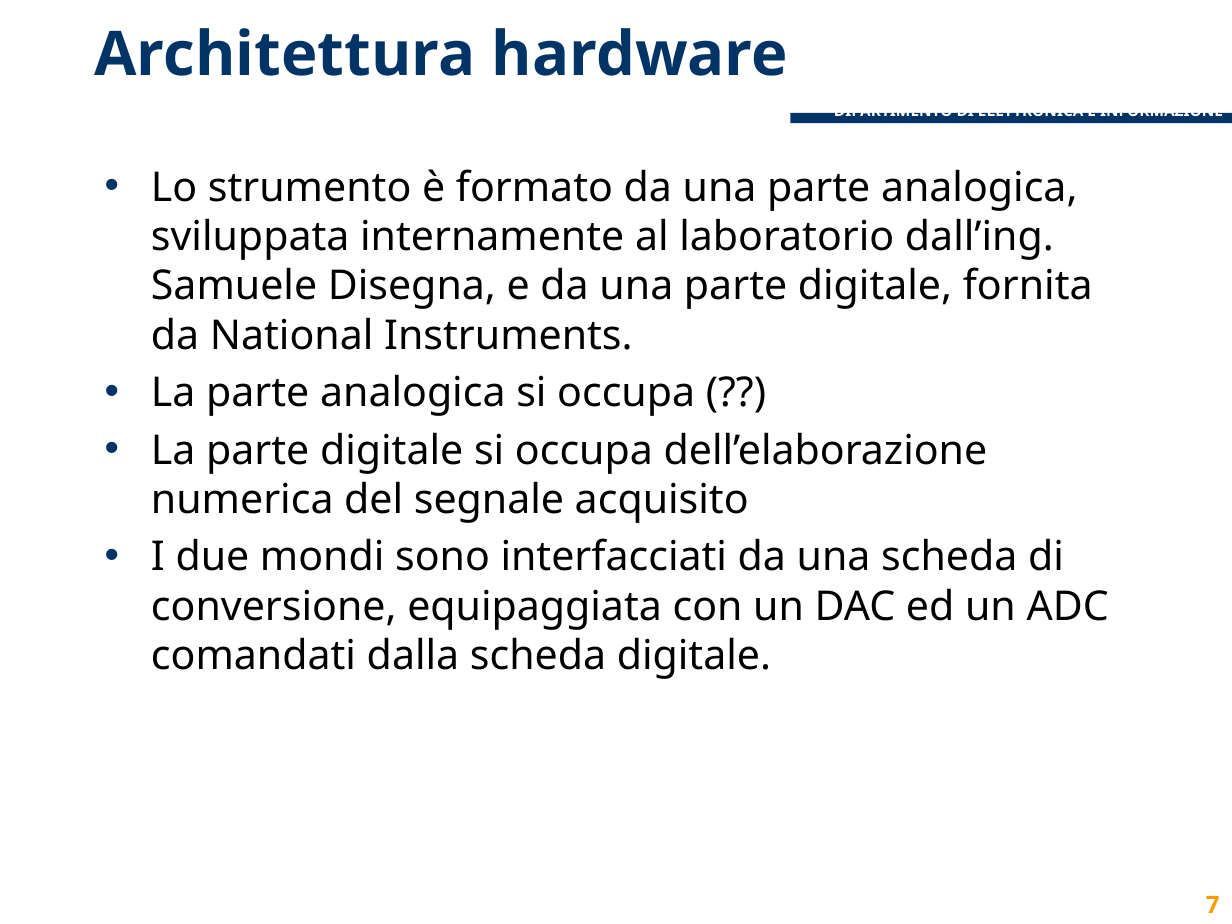
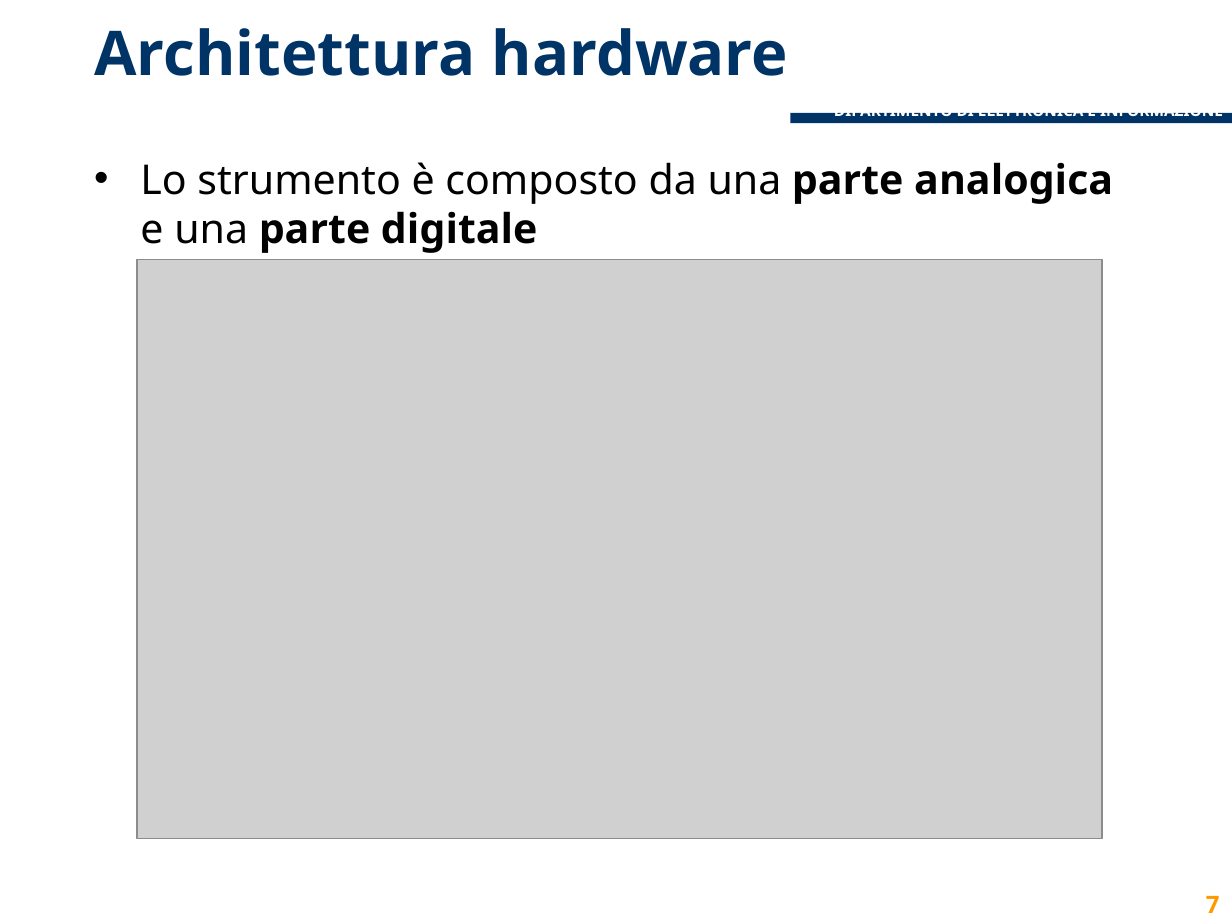
Before and after one commit to lcavagnispolimi/thesis_latex, a slide deck: slide 7 of presentazione_discussione.pptx. Drawn at 1232x924 pixels with LibreOffice and Linux fonts; fonts in the diff are those of the drawing; grey boxes stand for pictures; background and template pictures are left out. Boxes give left, top, right and bottom in pixels: in the first picture for what was removed or moved away, otherwise in the second. Text is boxed around its words. In the diff, an @@ line names an element or a change of style, - is before the commit and + after.

Commit message:
revisione slide architettura hardware

```diff
--- a/presentazione_discussione.pptx
+++ b/presentazione_discussione.pptx
@@ text added at bbox=[140, 162, 1113, 253], 24 pt, text #000000 @@
+• Lo strumento è composto da una parte analogica e una parte digitale
@@ text removed at bbox=[151, 169, 1109, 679] @@
-• Lo strumento è formato da una parte analogica, sviluppata internamente al laboratorio dall’ing. Samuele Disegna, e da una parte digitale, fornita da National Instruments.
-• La parte analogica si occupa (??)
-• La parte digitale si occupa dell’elaborazione numerica del segnale acquisito
-• I due mondi sono interfacciati da una scheda di conversione, equipaggiata con un DAC ed un ADC comandati dalla scheda digitale.
@@ picture added at bbox=[137, 259, 1101, 838] @@
```
Also in this commit, not shown: 5 other slides changed.
